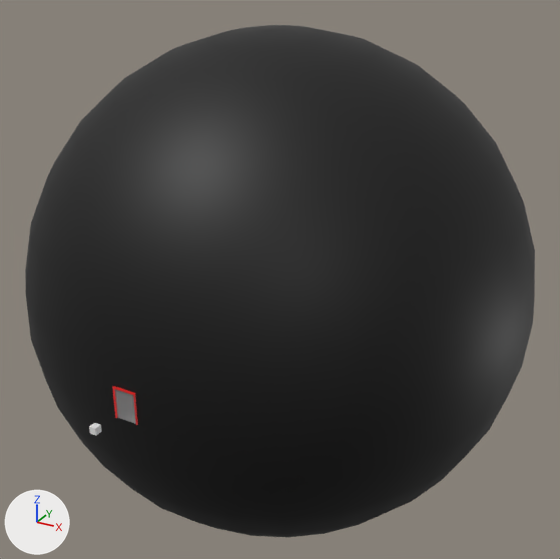
Renders of the glTF model docs/portals/portal-1.glb from each side of a commit.
Rendered twice from a 50 mm lens placed at (29.3, -32.7, 28.8), pointed at (0.6, 19.5, 2.7). The axes (+X, +Y, +Z) are drawn at lower left. The lights are the same throughout. Where no turn or scale is listed for an object, it has been applied to the vertices. Vertices at the same position are counted once.

The older version as bpy lines, for what is in view:
```python
me_sphere_024 = bpy.data.meshes.new('Sphere.024')
me_sphere_024.from_pydata(...)  # 486 vertices, 966 faces; spans x -1.09..0.91, y -0.01..1.99, z -1.0..1.0
me_sphere_024.materials.append(mat_material_001)  # black #000000
ob_clip = bpy.data.objects.new('clip', me_sphere_024)
ob_clip.parent = ob_portal
ob_clip.location = (0.0, -0.0878, 0.0)
ob_clip.rotation_euler = (0.0982, 0.00974, -0.0985)  # degrees (5.6, 0.6, -5.6)
ob_clip.scale = (20.7, 20.7, 20.7)
```
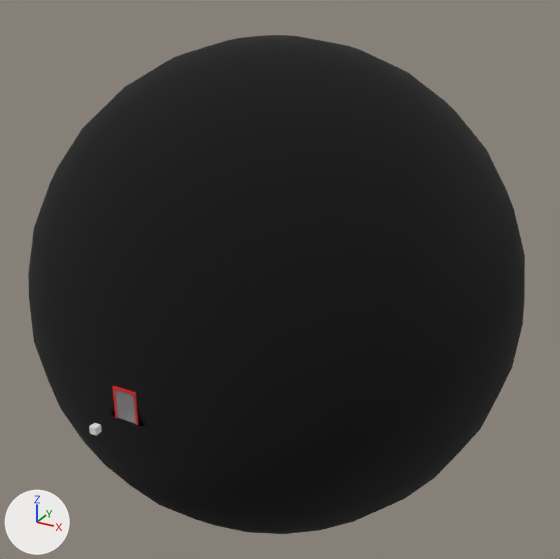
Commit message: update portal examples

Where the newer file only moved an object's origin or applied its transform, the numbers keep the older frame.

Edits to the bpy script that builds the scene:
```text
Change me_sphere_024:
    used by ob_clip; parent = ob_portal; location = (0.0, -0.0878, 0.0); rotation_euler = (0.0982, 0.00974, -0.0985), in degrees (5.6, 0.6, -5.6); scale = (20.7, 20.7, 20.7)
    remove me_sphere_024.from_pydata(...)  # 486 vertices, 966 faces; spans x -1.09..0.91, y -0.01..1.99, z -1.0..1.0
    remove me_sphere_024.materials.append(mat_material_001)  # black #000000
    add me_sphere_024.from_pydata(...)  # 486 vertices, 966 faces; spans x -22.0..18.24, y -0.16..40.08, z -20.12..20.12
    me_sphere_024 part 1: 486 of 486 vertices moved; they spanned x -1.09..0.91, y -0.01..1.99, z -1.0..1.0 and now span x -22.0..18.24, y -0.16..40.08, z -20.12..20.12; mean shift (-1.77, 18.82, 0.01); largest move (-0.09, 1.99, 0.0) -> (-1.88, 40.08, 0.0)
    add me_sphere_024.materials.append(mat_sky)  # black #000000
Change ob_clip:
    ob_clip.scale: (20.7, 20.7, 20.7) -> (1.0, 1.0, 1.0)
```

Location of each change, (x1, y1, x2, y2) in pixels of the pictures (560 x 559 px):
'clip', reshaped, rescaled: before (25, 25, 535, 537); after (28, 35, 525, 534)
